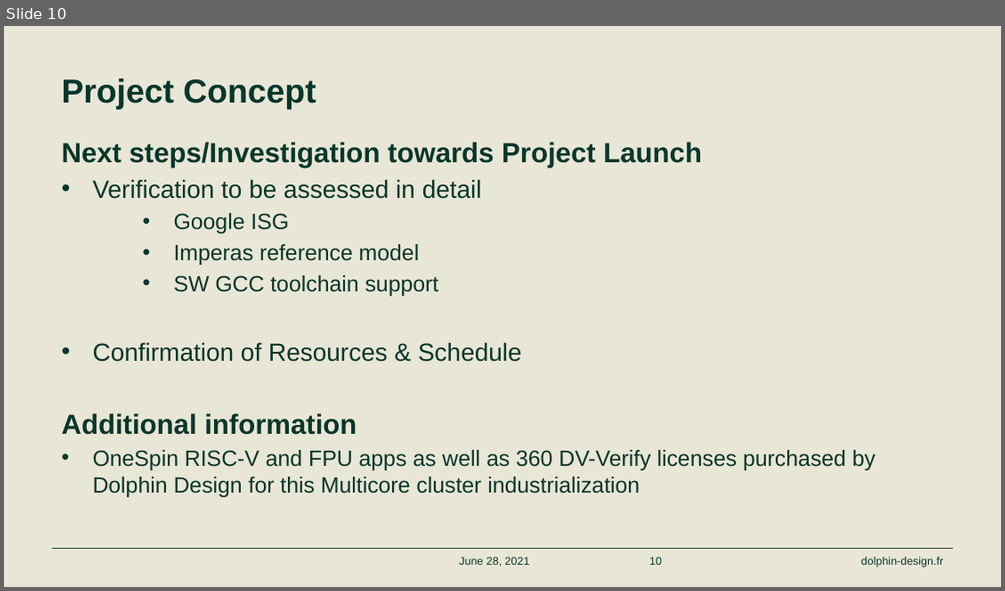
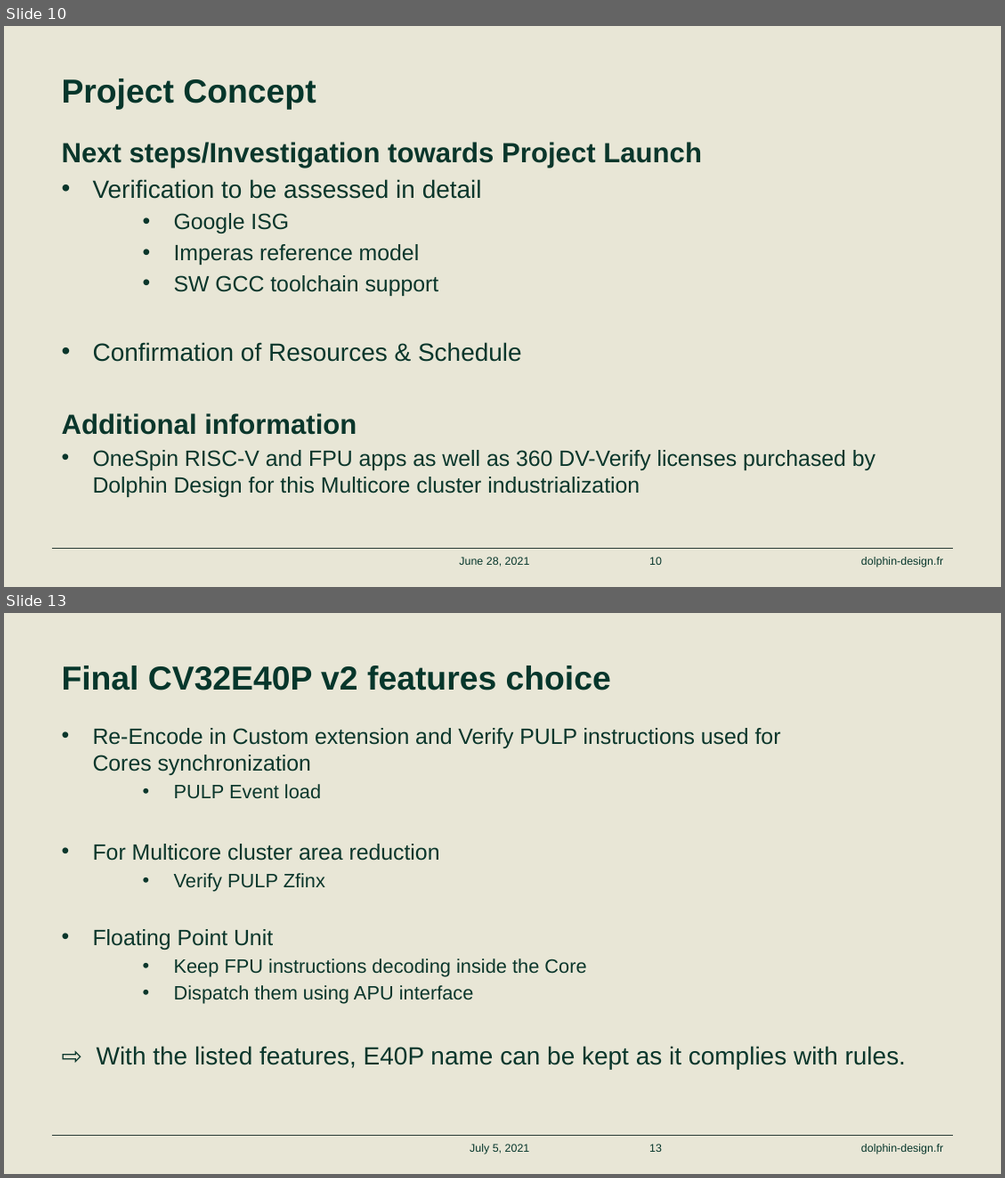
Before and after one commit to openhwgroup/programs, a slide deck: program/Project Descriptions and Plans/CV32E40Pv2/CV32E40P v2 Project Concept June 28 2021.pptx. Shown one above the other, each under a label of ours: slide 10 before the commit, slides 10 and 13 after it; the slides between them are not shown. The pictures are 1005x591 and 1005x1178 pixels, drawn with LibreOffice and Linux fonts; fonts in the diff are those of the drawing; background and template pictures are left out. Boxes give left, top, right and bottom in pixels: in the first picture for what was removed or moved away, otherwise in the second. Text is boxed around its words. In the diff, an @@ line names an element or a change of style, - is before the commit and + after.

```diff
--- a/program/Project Descriptions and Plans/CV32E40Pv2/CV32E40P v2 Project Concept June 28 2021.pptx
+++ b/program/Project Descriptions and Plans/CV32E40Pv2/CV32E40P v2 Project Concept June 28 2021.pptx
@@ slide 13 added at [4,613,1001,1174], background #FFFFFF; not listed: 3 template elements that a slide beside it also shows @@
@@ text added at [62,666,611,690], 24 pt, text #06362B, bold @@
+Final CV32E40P v2 features choice
@@ text added at [93,728,906,1069], 16 pt, text #0A362B @@
+• Re-Encode in Custom extension and Verify PULP instructions used for
+  Cores synchronization
+  • PULP Event load
+• For Multicore cluster area reduction
+  • Verify PULP Zfinx
+• Floating Point Unit
+  • Keep FPU instructions decoding inside the Core
+  • Dispatch them using APU interface
+⇨ With the listed features, E40P name can be kept as it complies with rules.
@@ text added at [469,1143,530,1154], 8 pt, text #06362B @@
+July 5, 2021
@@ page number added at [649,1143,662,1151], 8 pt, text #06362B @@
+13
```
Also in this commit, not shown: 1 slide changed, 3 other slides added.
